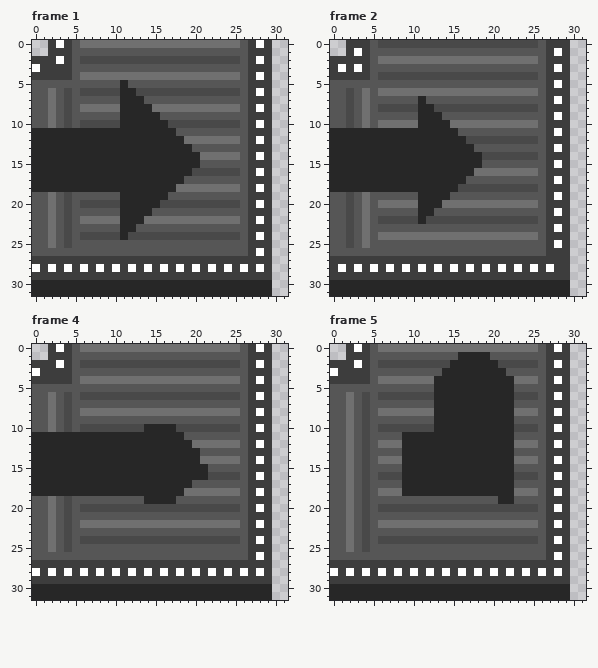
Edited in one commit: pixel-art file (Assets/Sprites/Conveyors/right up curve conv.aseprite). Above, as it was before the edit.
32x32 pixels, 11 frames. Shown: frame 1, frame 2, frame 4, frame 5. The commit also changed other frames, which this record leaves out.
Once edited:
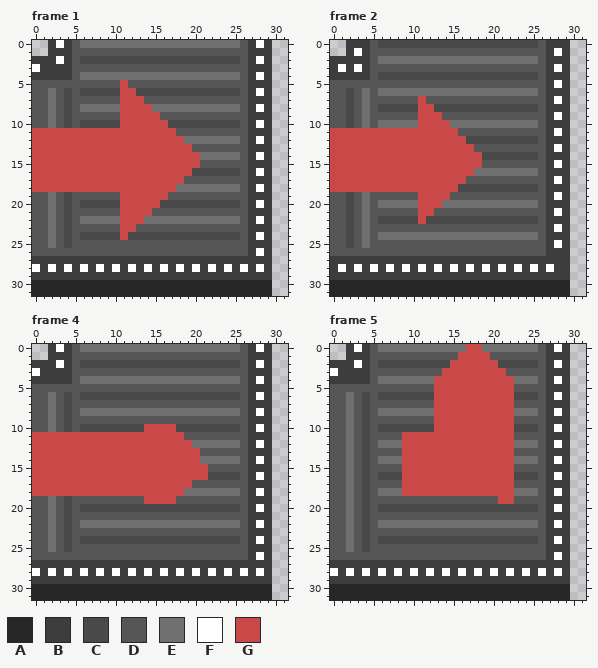
Palette (. is transparent): A #272727  B #3d3d3d  C #494949  D #565656  E #707070  F #ffffff  G #cb4848
What changed:
--- frame 1, layer "Layer 7"
@@ x 0..31 @@
  4 BBBBBDEEEEEEEEEEEEEEEEEEEEDBFB..
- 5 DDDDDDDDDDDADDDDDDDDDDDDDDDBBB..
- 6 DDEDCDCCCCCAACCCCCCCCCCCCCDBFB..
- 7 DDEDCDDDDDDAAADDDDDDDDDDDDDBBB..
- 8 DDEDCDEEEEEAAAAEEEEEEEEEEEDBFB..
- 9 DDEDCDDDDDDAAAAADDDDDDDDDDDBBB..
-10 DDEDCDCCCCCAAAAAACCCCCCCCCDBFB..
-11 AAAAAAAAAAAAAAAAAADDDDDDDDDBBB..
-12 AAAAAAAAAAAAAAAAAAAEEEEEEEDBFB..
-13 AAAAAAAAAAAAAAAAAAAADDDDDDDBBB..
-14 AAAAAAAAAAAAAAAAAAAAAEEEEEDBFB..
-15 AAAAAAAAAAAAAAAAAAAAADDDDDDBBB..
-16 AAAAAAAAAAAAAAAAAAAACCCCCCDBFB..
-17 AAAAAAAAAAAAAAAAAAADDDDDDDDBBB..
-18 AAAAAAAAAAAAAAAAAAEEEEEEEEDBFB..
-19 DDEDCDDDDDDAAAAAADDDDDDDDDDBBB..
-20 DDEDCDCCCCCAAAAACCCCCCCCCCDBFB..
-21 DDEDCDDDDDDAAAADDDDDDDDDDDDBBB..
-22 DDEDCDEEEEEAAAEEEEEEEEEEEEDBFB..
-23 DDEDCDDDDDDAADDDDDDDDDDDDDDBBB..
-24 DDEDCDCCCCCACCCCCCCCCCCCCCDBFB..
+ 5 DDDDDDDDDDDGDDDDDDDDDDDDDDDBBB..
+ 6 DDEDCDCCCCCGGCCCCCCCCCCCCCDBFB..
+ 7 DDEDCDDDDDDGGGDDDDDDDDDDDDDBBB..
+ 8 DDEDCDEEEEEGGGGEEEEEEEEEEEDBFB..
+ 9 DDEDCDDDDDDGGGGGDDDDDDDDDDDBBB..
+10 DDEDCDCCCCCGGGGGGCCCCCCCCCDBFB..
+11 GGGGGGGGGGGGGGGGGGDDDDDDDDDBBB..
+12 GGGGGGGGGGGGGGGGGGGEEEEEEEDBFB..
+13 GGGGGGGGGGGGGGGGGGGGDDDDDDDBBB..
+14 GGGGGGGGGGGGGGGGGGGGGEEEEEDBFB..
+15 GGGGGGGGGGGGGGGGGGGGGDDDDDDBBB..
+16 GGGGGGGGGGGGGGGGGGGGCCCCCCDBFB..
+17 GGGGGGGGGGGGGGGGGGGDDDDDDDDBBB..
+18 GGGGGGGGGGGGGGGGGGEEEEEEEEDBFB..
+19 DDEDCDDDDDDGGGGGGDDDDDDDDDDBBB..
+20 DDEDCDCCCCCGGGGGCCCCCCCCCCDBFB..
+21 DDEDCDDDDDDGGGGDDDDDDDDDDDDBBB..
+22 DDEDCDEEEEEGGGEEEEEEEEEEEEDBFB..
+23 DDEDCDDDDDDGGDDDDDDDDDDDDDDBBB..
+24 DDEDCDCCCCCGCCCCCCCCCCCCCCDBFB..
 25 DDEDCDDDDDDDDDDDDDDDDDDDDDDBBB..
--- frame 2, layer "Layer 7"
@@ x 0..20 @@
  6 DDCDEDEEEEEEEEEEEEEEE
- 7 DDCDEDDDDDDADDDDDDDDD
- 8 DDCDEDCCCCCAACCCCCCCC
- 9 DDCDEDDDDDDAAADDDDDDD
-10 DDCDEDEEEEEAAAAEEEEEE
-11 AAAAAAAAAAAAAAAADDDDD
-12 AAAAAAAAAAAAAAAAACCCC
-13 AAAAAAAAAAAAAAAAAADDD
-14 AAAAAAAAAAAAAAAAAAACC
-15 AAAAAAAAAAAAAAAAAAADD
-16 AAAAAAAAAAAAAAAAAAEEE
-17 AAAAAAAAAAAAAAAAADDDD
-18 AAAAAAAAAAAAAAAACCCCC
-19 DDCDEDDDDDDAAAADDDDDD
-20 DDCDEDEEEEEAAAEEEEEEE
-21 DDCDEDDDDDDAADDDDDDDD
-22 DDCDEDCCCCCACCCCCCCCC
+ 7 DDCDEDDDDDDGDDDDDDDDD
+ 8 DDCDEDCCCCCGGCCCCCCCC
+ 9 DDCDEDDDDDDGGGDDDDDDD
+10 DDCDEDEEEEEGGGGEEEEEE
+11 GGGGGGGGGGGGGGGGDDDDD
+12 GGGGGGGGGGGGGGGGGCCCC
+13 GGGGGGGGGGGGGGGGGGDDD
+14 GGGGGGGGGGGGGGGGGGGCC
+15 GGGGGGGGGGGGGGGGGGGDD
+16 GGGGGGGGGGGGGGGGGGEEE
+17 GGGGGGGGGGGGGGGGGDDDD
+18 GGGGGGGGGGGGGGGGCCCCC
+19 DDCDEDDDDDDGGGGDDDDDD
+20 DDCDEDEEEEEGGGEEEEEEE
+21 DDCDEDDDDDDGGDDDDDDDD
+22 DDCDEDCCCCCGCCCCCCCCC
 23 DDCDEDDDDDDDDDDDDDDDD
--- frame 4, layer "Layer 7"
@@ x 0..31 @@
  9 DDEDCDDDDDDDDDDDDDDDDDDDDDDBBB..
-10 DDEDCDCCCCCCCCAAAACCCCCCCCDBFB..
-11 AAAAAAAAAAAAAAAAAAADDDDDDDDBBB..
-12 AAAAAAAAAAAAAAAAAAAAEEEEEEDBFB..
-13 AAAAAAAAAAAAAAAAAAAAADDDDDDBBB..
-14 AAAAAAAAAAAAAAAAAAAAAEEEEEDBFB..
-15 AAAAAAAAAAAAAAAAAAAAAADDDDDBBB..
-16 AAAAAAAAAAAAAAAAAAAAAACCCCDBFB..
-17 AAAAAAAAAAAAAAAAAAAADDDDDDDBBB..
-18 AAAAAAAAAAAAAAAAAAAEEEEEEEDBFB..
-19 DDEDCDDDDDDDDDAAAADDDDDDDDDBBB..
+10 DDEDCDCCCCCCCCGGGGCCCCCCCCDBFB..
+11 GGGGGGGGGGGGGGGGGGGDDDDDDDDBBB..
+12 GGGGGGGGGGGGGGGGGGGGEEEEEEDBFB..
+13 GGGGGGGGGGGGGGGGGGGGGDDDDDDBBB..
+14 GGGGGGGGGGGGGGGGGGGGGEEEEEDBFB..
+15 GGGGGGGGGGGGGGGGGGGGGGDDDDDBBB..
+16 GGGGGGGGGGGGGGGGGGGGGGCCCCDBFB..
+17 GGGGGGGGGGGGGGGGGGGGDDDDDDDBBB..
+18 GGGGGGGGGGGGGGGGGGGEEEEEEEDBFB..
+19 DDEDCDDDDDDDDDGGGGDDDDDDDDDBBB..
 20 DDEDCDCCCCCCCCCCCCCCCCCCCCDBFB..
--- frame 5, layer "Layer 7"
@@ x 7..24 @@
- 0 EEEEEEEEEEEEEEEEEE
- 1 DDDDDDDDDAAAADDDDD
- 2 CCCCCCCCAAAAAACCCC
- 3 DDDDDDDAAAAAAAADDD
- 4 EEEEEEAAAAAAAAAAEE
- 5 DDDDDDAAAAAAAAAADD
- 6 CCCCCCAAAAAAAAAACC
- 7 DDDDDDAAAAAAAAAADD
- 8 EEEEEEAAAAAAAAAAEE
- 9 DDDDDDAAAAAAAAAADD
-10 CCCCCCAAAAAAAAAACC
-11 DDAAAAAAAAAAAAAADD
-12 EEAAAAAAAAAAAAAAEE
-13 DDAAAAAAAAAAAAAADD
-14 EEAAAAAAAAAAAAAAEE
-15 DDAAAAAAAAAAAAAADD
-16 CCAAAAAAAAAAAAAACC
-17 DDAAAAAAAAAAAAAADD
-18 EEAAAAAAAAAAAAAAEE
-19 DDDDDDDDDDDDDDAADD
+ 0 EEEEEEEEEEGGEEEEEE
+ 1 DDDDDDDDDGGGGDDDDD
+ 2 CCCCCCCCGGGGGGCCCC
+ 3 DDDDDDDGGGGGGGGDDD
+ 4 EEEEEEGGGGGGGGGGEE
+ 5 DDDDDDGGGGGGGGGGDD
+ 6 CCCCCCGGGGGGGGGGCC
+ 7 DDDDDDGGGGGGGGGGDD
+ 8 EEEEEEGGGGGGGGGGEE
+ 9 DDDDDDGGGGGGGGGGDD
+10 CCCCCCGGGGGGGGGGCC
+11 DDGGGGGGGGGGGGGGDD
+12 EEGGGGGGGGGGGGGGEE
+13 DDGGGGGGGGGGGGGGDD
+14 EEGGGGGGGGGGGGGGEE
+15 DDGGGGGGGGGGGGGGDD
+16 CCGGGGGGGGGGGGGGCC
+17 DDGGGGGGGGGGGGGGDD
+18 EEGGGGGGGGGGGGGGEE
+19 DDDDDDDDDDDDDDGGDD
 20 CCCCCCCCCCCCCCCCCC
